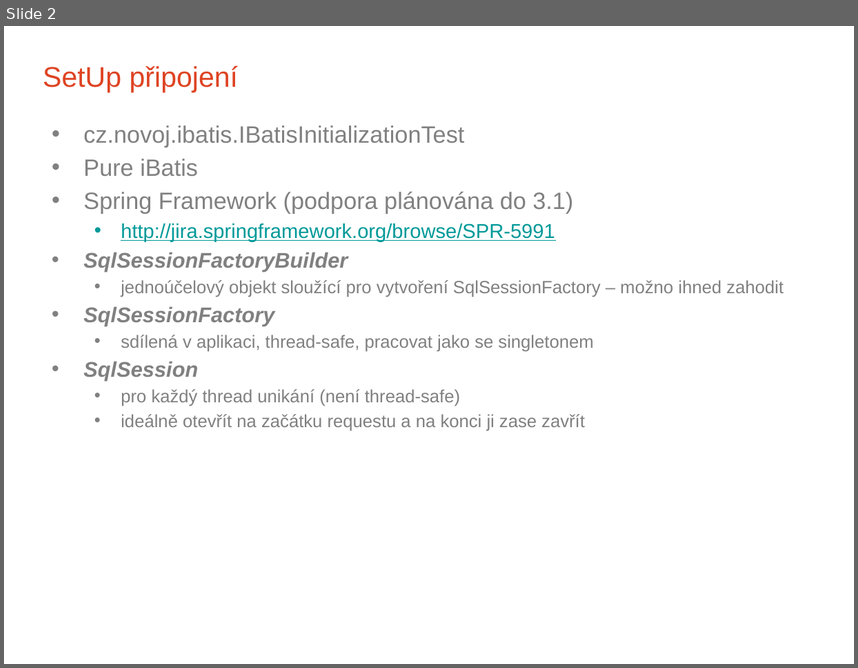
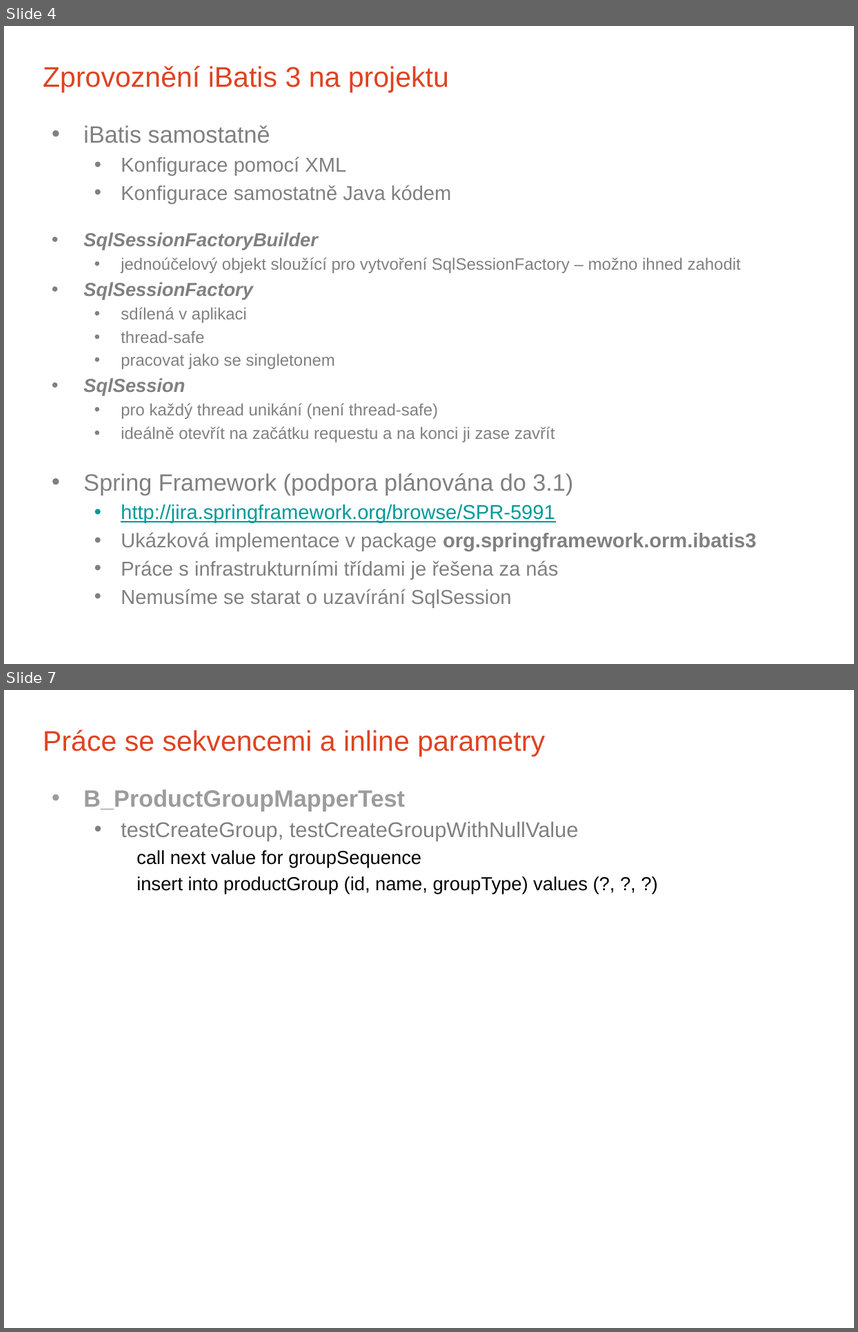
Before and after one commit to novoj/iBatisWorkShop, a slide deck: docs/iBatis 3 Workskop CZJUG.pptx. Shown one above the other, each under a label of ours: slide 2 before the commit, slides 4 and 7 after it; the slides between them are not shown. The pictures are 858x668 and 858x1332 pixels, drawn with LibreOffice and Linux fonts; fonts in the diff are those of the drawing; background and template pictures are left out. Boxes give left, top, right and bottom in pixels: in the first picture for what was removed or moved away, otherwise in the second. Text is boxed around its words. In the diff, an @@ line names an element or a change of style, - is before the commit and + after.

```diff
--- a/docs/iBatis 3 Workskop CZJUG.pptx
+++ b/docs/iBatis 3 Workskop CZJUG.pptx
@@ slide 7 added at box(4, 690, 854, 1328), background picture (left out) @@
@@ title added at box(43, 729, 545, 756), 24 pt, text #DE4322 @@
+Práce se sekvencemi a inline parametry
@@ text added at box(83, 789, 588, 894), 16 pt, text #000000 @@
+• B_ProductGroupMapperTest
+  • testCreateGroup, testCreateGroupWithNullValue
+    call next value for groupSequence
+    insert into productGroup (id, name, groupType) values (?, ?, ?)
@@ text added at box(47, 1297, 543, 1328), 14 pt, text #FFFFFF, bold @@
+www.fg.cz
@@ page number added at box(626, 1299, 829, 1328), 14 pt, text #FFFFFF, bold @@
+7
@@ what was slide 2 is now slide 4 @@
@@ slide 4 changed as well @@
@@ title at box(43, 65, 449, 92): text changed @@
-SetUp připojení
+Zprovoznění iBatis 3 na projektu
@@ text at box(83, 125, 451, 203): text changed; size 20 to 17 pt @@
-• cz.novoj.ibatis.IBatisInitializationTest
-• Pure iBatis
-• Spring Framework (podpora plánována do 3.1)
-  • http://jira.springframework.org/browse/SPR-5991
+• iBatis samostatně
+  • Konfigurace pomocí XML
+  • Konfigurace samostatně Java kódem
@@ text at box(83, 232, 741, 442): size 18 to 16 pt in "SqlSessionFactoryBuilder", "SqlSessionFactory", "SqlSession"; size 15 to 14 pt in "jednoúčelový objekt sloužící pro vytvoření SqlSessionFactory ...", "pro každý thread unikání (není thread-safe)", "ideálně otevřít na začátku requestu a na ..." @@
@@ text at box(121, 307, 335, 369): text changed; size 15 to 14 pt @@
-  • sdílená v aplikaci, thread-safe, pracovat jako se singletonem
+  • sdílená v aplikaci
+  • thread-safe
+  • pracovat jako se singletonem
@@ text at box(83, 473, 757, 607): paragraphs added @@
+• Spring Framework (podpora plánována do 3.1)
+  • http://jira.springframework.org/browse/SPR-5991
+  • Ukázková implementace v package org.springframework.orm.ibatis3
+  • Práce s infrastrukturními třídami je řešena za nás
+  • Nemusíme se starat o uzavírání SqlSession
```
Also in this commit, not shown: 3 other slides changed, 8 other slides added.
